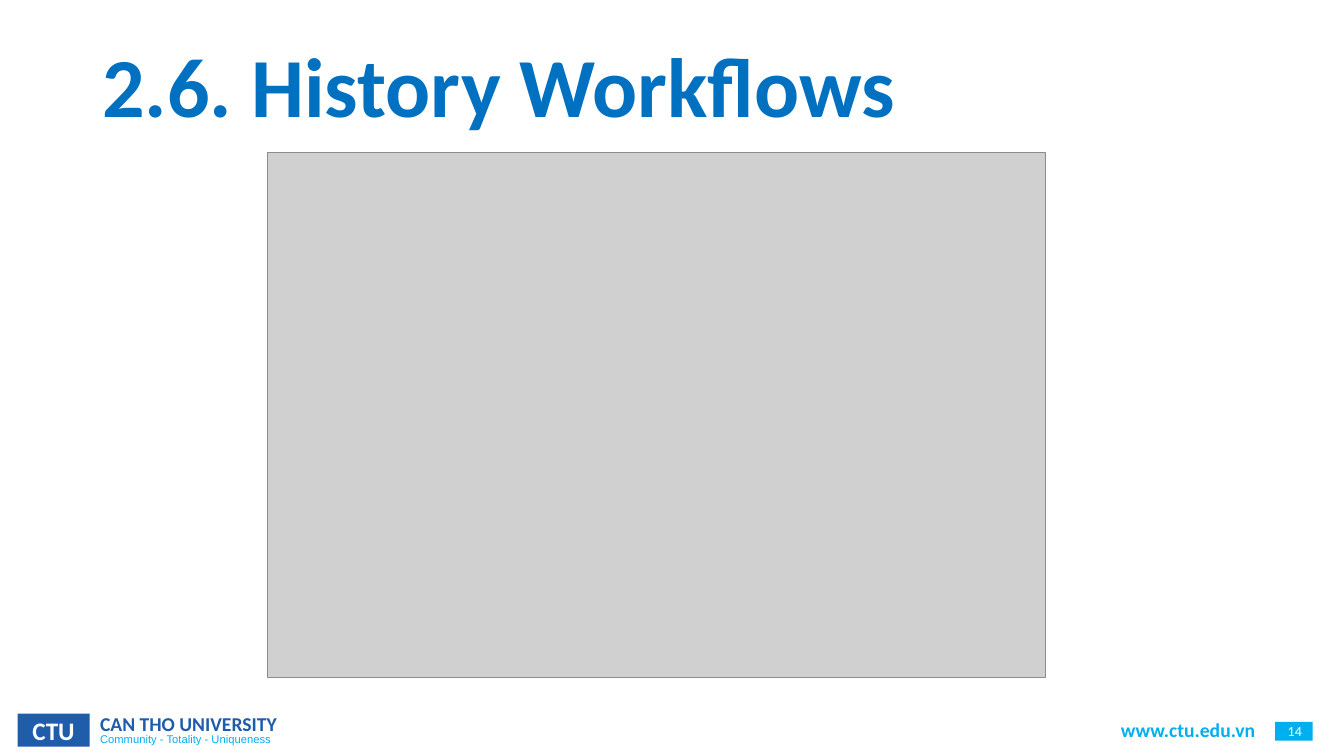
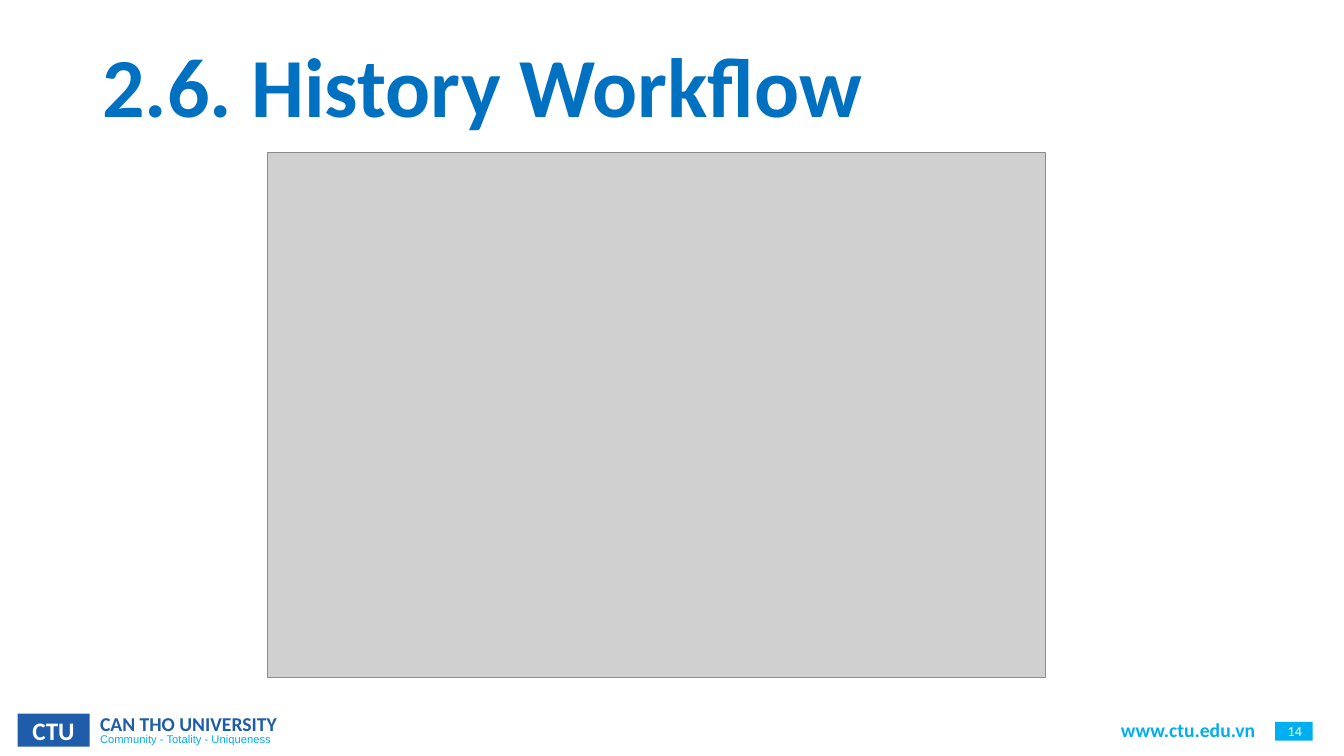
Before and after one commit to CommonHouseCat/fungiscan-mushroom-identifier, a slide deck: slide 14 of Báo cáo/GraduationThesis.pptx. Drawn at 1344x756 pixels with LibreOffice and Linux fonts; fonts in the diff are those of the drawing; grey boxes stand for pictures; background and template pictures are left out. Boxes give left, top, right and bottom in pixels: in the first picture for what was removed or moved away, otherwise in the second. Text is boxed around its words. In the diff, an @@ line names an element or a change of style, - is before the commit and + after.

```diff
--- a/Báo cáo/GraduationThesis.pptx
+++ b/Báo cáo/GraduationThesis.pptx
@@ title at (102,58,862,131): text changed @@
-2.6. History Workflows
+2.6. History Workflow
```
Also in this commit, not shown: 9 other slides changed.
